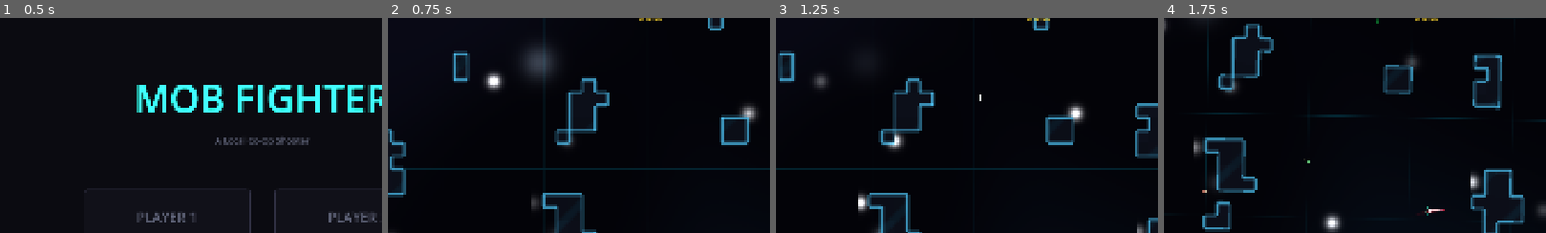
Above: before the commit, frames 1-4 (left to right).
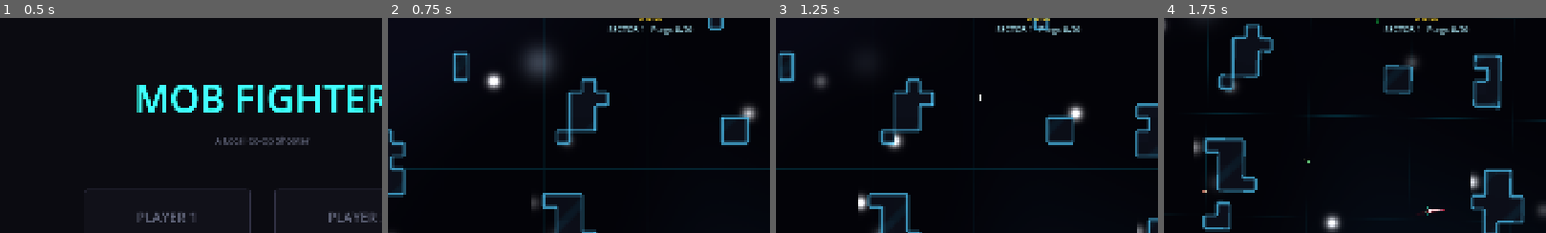
Above: after the commit, the same moments.

Repository: M-E-7/mob-fighter
Game: Godot game, scene res://Levels/MainMenu/MainMenu.tscn
Two runs of this game, one before a commit and one after it. Both use one fixed random seed, a clock stepped at 60 frames per second and the inputs below. Sound files missing from this copy of the repository are replaced by a short silence.
Inputs (mouse positions are % of the whole screen's width and height, from its top left):
- Up to frame 1 (0.5 s): no input
- Up to frame 2 (0.75 s): tap Enter at 0.5 s; move the mouse to (72, 45) at 0.52 s; press the mouse at (72, 45) at 0.53 s; hold Right (ui_right) from 0.53 s (still down)
- Up to frame 3 (1.25 s): keep holding Right (ui_right)
- Up to frame 4 (1.75 s): move the mouse to (45, 50) at 1.27 s; release Right (ui_right) at 1.28 s; release the mouse at (45, 50) at 1.28 s; hold Space (thrust_forward) from 1.28 s (still down); tap X (toggle_camera_mode) at 1.35 s; click (45, 50) at 1.42 s
The pictures show only the part of the screen within x 16-66%, y 5-55%; the shares and areas given below are measured in that part.

Frame 1 is identical in both runs. In frame 2, 0.4% of the frame differs, in the area x 58-80%, y 3-8%; in frame 3, 0.4%; in frame 4, 0.4%.

Commit message:
P2 — Objective + exit portal

Diff:
--- a/Autoloads/advanced_config.gd
+++ b/Autoloads/advanced_config.gd
@@ -217,6 +217,34 @@
 		"type": TYPE_FLOAT, "default": 0.0, "min": 0.0, "max": 2.0, "step": 0.05},
 	{"group": "Audio Analysis", "class": "MusicManager", "name": "beat_flash_decay",
 		"type": TYPE_FLOAT, "default": 0.25, "min": 0.05, "max": 1.0, "step": 0.05},
+
+	# ── Sector Objective ──────────────────────────────────────────────────────────
+	{"group": "Sector Objective", "class": "LevelObjectiveComponent", "name": "base_kill_quota",
+		"type": TYPE_INT, "default": 20, "min": 1, "max": 500, "step": 1},
+	{"group": "Sector Objective", "class": "LevelObjectiveComponent", "name": "port_spawn_distance",
+		"type": TYPE_FLOAT, "default": 1500.0, "min": 0.0, "max": 6000.0, "step": 50.0},
+	{"group": "Sector Objective", "class": "LevelObjectiveComponent", "name": "port_placement_attempts",
+		"type": TYPE_INT, "default": 8, "min": 1, "max": 32, "step": 1},
+	{"group": "Sector Objective", "class": "LevelObjectiveComponent", "name": "port_open_search_radius",
+		"type": TYPE_INT, "default": 12, "min": 1, "max": 40, "step": 1},
+	{"group": "Sector Objective", "class": "LevelObjectiveComponent", "name": "stop_spawner_on_complete",
+		"type": TYPE_BOOL, "default": false},
+	{"group": "Sector Objective", "class": "LevelObjectiveComponent", "name": "clear_enemies_on_complete",
+		"type": TYPE_BOOL, "default": false},
+
+	# ── Exit Port ─────────────────────────────────────────────────────────────────
+	{"group": "Exit Port", "class": "ExitPort", "name": "base_radius",
+		"type": TYPE_FLOAT, "default": 40.0, "min": 8.0, "max": 200.0, "step": 2.0},
+	{"group": "Exit Port", "class": "ExitPort", "name": "pulse_speed",
+		"type": TYPE_FLOAT, "default": 4.0, "min": 0.0, "max": 20.0, "step": 0.5},
+	{"group": "Exit Port", "class": "ExitPort", "name": "pulse_amount",
+		"type": TYPE_FLOAT, "default": 0.1, "min": 0.0, "max": 1.0, "step": 0.05},
+	{"group": "Exit Port", "class": "ExitPort", "name": "halo_scale",
+		"type": TYPE_FLOAT, "default": 3.0, "min": 1.0, "max": 8.0, "step": 0.5},
+	{"group": "Exit Port", "class": "ExitPort", "name": "spawn_scale_duration",
+		"type": TYPE_FLOAT, "default": 0.4, "min": 0.0, "max": 2.0, "step": 0.05},
+	{"group": "Exit Port", "class": "ExitPort", "name": "port_color",
+		"type": TYPE_COLOR, "default": Color(0.2, 1.0, 0.9, 1.0)},
 ]
 
 var _overrides: Dictionary = {}
@@ -237,6 +265,7 @@
 	"res://Components/ThrusterSocket.tscn",
 	"res://Components/EnemySpawnerComponent.tscn",
 	"res://Components/ProcGenLevelComponent.tscn",
+	"res://Components/LevelObjectiveComponent.tscn",
 	"res://Components/FXManagerComponent.tscn",
 	"res://Components/HitFlashComponent.tscn",
 	"res://Components/SpawnFXComponent.tscn",
@@ -244,6 +273,7 @@
 	"res://Entities/Player/player.tscn",
 	"res://Entities/BasicEnemy/enemy.tscn",
 	"res://Entities/ExperienceOrb/experience_orb.tscn",
+	"res://Entities/ExitPort/ExitPort.tscn",
 ]
 
 
--- a/Autoloads/event_bus.gd
+++ b/Autoloads/event_bus.gd
@@ -22,3 +22,8 @@
 
 # Music
 signal beat_detected()
+
+# Roguelike run loop
+signal objective_progress_changed(current: int, target: int)
+signal sector_objective_completed()
+signal exit_port_entered()
--- a/Autoloads/game_config.gd
+++ b/Autoloads/game_config.gd
@@ -10,6 +10,7 @@
 var hud_show_xp_flash: bool = true
 var hud_show_survival_timer: bool = true
 var hud_show_xp_pickup_text: bool = true
+var hud_show_objective: bool = true
 var music_visuals_enabled: bool = true
 var show_music_visualizer: bool = true
 var camera_relative_mode: bool = true
--- /dev/null
+++ b/Components/LevelObjectiveComponent.tscn
@@ -0,0 +1,8 @@
+[gd_scene format=3 uid="uid://level_objective_component"]
+
+[ext_resource type="Script" path="res://Components/Scripts/level_objective_component.gd" id="1_obj"]
+[ext_resource type="PackedScene" path="res://Entities/ExitPort/ExitPort.tscn" id="2_port"]
+
+[node name="LevelObjectiveComponent" type="Node"]
+script = ExtResource("1_obj")
+exit_port_scene = ExtResource("2_port")
--- a/Components/Scripts/enemy_spawner_component.gd
+++ b/Components/Scripts/enemy_spawner_component.gd
@@ -20,6 +20,10 @@
 		proc_gen.arena_height * proc_gen.cell_size
 	)
 	_active = true
+
+
+func stop() -> void:
+	_active = false
 
 
 func _process(delta: float) -> void:
--- /dev/null
+++ b/Components/Scripts/level_objective_component.gd
@@ -0,0 +1,128 @@
+extends Node
+class_name LevelObjectiveComponent
+## Drives the sector win condition (kill-quota for now) and spawns the ExitPort when met.
+## Keyed off RunState.current_level so later sectors can vary the objective type.
+
+@export var exit_port_scene: PackedScene
+
+@export_group("Objective")
+@export var base_kill_quota: int = 20
+
+@export_group("Exit Port")
+@export var port_spawn_distance: float = 1500.0  # px from the player; the exit is a deliberate trek
+@export var port_placement_attempts: int = 8     # directions tried to find a reachable spot
+@export var port_open_search_radius: int = 12    # cells searched outward for a walkable cell
+
+@export_group("On Complete")
+@export var stop_spawner_on_complete: bool = false
+@export var clear_enemies_on_complete: bool = false
+
+var _spawner: EnemySpawnerComponent
+var _astar: AStarGrid2D
+var _cell_size: int = 32
+var _arena_bounds: Vector2
+var _target: int = 0
+var _kills: int = 0
+var _completed: bool = false
+
+
+func start(proc_gen: ProcGenLevelComponent, spawner: EnemySpawnerComponent) -> void:
+	_spawner = spawner
+	_astar = proc_gen.astar_grid
+	_cell_size = proc_gen.cell_size
+	_arena_bounds = Vector2(proc_gen.arena_width * proc_gen.cell_size, proc_gen.arena_height * proc_gen.cell_size)
+	# P4 sets current_level from MainMenu; guard so a directly-launched sector still reads as 1.
+	if RunState.current_level < 1:
+		RunState.current_level = 1
+	_target = base_kill_quota
+	EventBus.entity_died.connect(_on_entity_died)
+	EventBus.objective_progress_changed.emit(_kills, _target)
+
+
+func _on_entity_died(entity: LivingEntity) -> void:
+	if _completed or not entity.is_in_group("enemy"):
+		return
+	_kills += 1
+	EventBus.objective_progress_changed.emit(_kills, _target)
+	if _kills >= _target:
+		_complete()
+
+
+func _complete() -> void:
+	_completed = true
+	if stop_spawner_on_complete and is_instance_valid(_spawner):
+		_spawner.stop()
+	if clear_enemies_on_complete:
+		for e in get_tree().get_nodes_in_group("enemy"):
+			(e as Node).queue_free()
+	EventBus.sector_objective_completed.emit()
+	_spawn_exit_port()
+
+
+func _spawn_exit_port() -> void:
+	if not exit_port_scene:
+		return
+	var port := exit_port_scene.instantiate()
+	get_parent().add_child.call_deferred(port)
+	port.set_deferred("global_position", _pick_port_position())
+
+
+# Place the port a fixed distance from the player, snapped to a walkable cell that is actually
+# path-reachable — so it can never spawn inside a wall or in an isolated pocket (soft-lock).
+func _pick_port_position() -> Vector2:
+	var player := _get_player()
+	var origin := player.global_position if is_instance_valid(player) else _arena_bounds * 0.5
+	if _astar == null:
+		return _clamp_to_bounds(origin)
+	var from_cell := _nearest_open_cell(_world_to_cell(origin))
+	if from_cell.x < 0:
+		return _clamp_to_bounds(origin)
+	var start_ang := randf() * TAU
+	for i in port_placement_attempts:
+		var ang := start_ang + TAU * float(i) / float(port_placement_attempts)
+		var target := _clamp_to_bounds(origin + Vector2.RIGHT.rotated(ang) * port_spawn_distance)
+		var cell := _nearest_open_cell(_world_to_cell(target))
+		if cell.x < 0:
+			continue
+		if not _astar.get_id_path(from_cell, cell).is_empty():
+			return _cell_to_world(cell)
+	# Fallback: an open cell next to the player (always reachable).
+	return _cell_to_world(from_cell)
+
+
+func _nearest_open_cell(cell: Vector2i) -> Vector2i:
+	if _is_open(cell):
+		return cell
+	for radius in range(1, port_open_search_radius):
+		for dy in range(-radius, radius + 1):
+			for dx in range(-radius, radius + 1):
+				if absi(dx) != radius and absi(dy) != radius:
+					continue
+				var c := cell + Vector2i(dx, dy)
+				if _is_open(c):
+					return c
+	return Vector2i(-1, -1)
+
+
+func _is_open(cell: Vector2i) -> bool:
+	return _astar.is_in_boundsv(cell) and not _astar.is_point_solid(cell)
+
+
+func _world_to_cell(pos: Vector2) -> Vector2i:
+	return Vector2i(int(pos.x / _cell_size), int(pos.y / _cell_size))
+
+
+func _cell_to_world(cell: Vector2i) -> Vector2:
+	return Vector2(cell) * _cell_size + Vector2(_cell_size, _cell_size) * 0.5
+
+
+func _clamp_to_bounds(pos: Vector2) -> Vector2:
+	var margin := float(_cell_size) * 1.5
+	return Vector2(clamp(pos.x, margin, _arena_bounds.x - margin), clamp(pos.y, margin, _arena_bounds.y - margin))
+
+
+func _get_player() -> Node2D:
+	for p in get_tree().get_nodes_in_group("player"):
+		if p is Node2D:
+			return p
+	return null
--- /dev/null
+++ b/Entities/ExitPort/ExitPort.tscn
@@ -0,0 +1,14 @@
+[gd_scene format=3 uid="uid://exit_port"]
+
+[ext_resource type="Script" path="res://Entities/ExitPort/exit_port.gd" id="1_port"]
+
+[sub_resource type="CircleShape2D" id="CircleShape2D_port"]
+radius = 32.0
+
+[node name="ExitPort" type="Area2D"]
+collision_layer = 0
+collision_mask = 1
+script = ExtResource("1_port")
+
+[node name="CollisionShape2D" type="CollisionShape2D" parent="."]
+shape = SubResource("CircleShape2D_port")
--- /dev/null
+++ b/Entities/ExitPort/exit_port.gd
@@ -0,0 +1,45 @@
+extends Area2D
+class_name ExitPort
+## Sector exit gateway. Spawns when the objective is met; a player entering it ends the sector.
+
+@export_group("Visuals")
+@export var port_color: Color = Color(0.2, 1.0, 0.9)
+@export var base_radius: float = 40.0
+@export var pulse_speed: float = 4.0
+@export var pulse_amount: float = 0.1
+@export var halo_scale: float = 3.0          # beacon halo radius, as a multiple of base_radius
+@export var spawn_scale_duration: float = 0.4
+
+var _t: float = 0.0
+var _triggered: bool = false
+
+
+func _ready() -> void:
+	body_entered.connect(_on_body_entered)
+	scale = Vector2.ZERO
+	var tween := create_tween()
+	tween.set_trans(Tween.TRANS_BACK).set_ease(Tween.EASE_OUT)
+	tween.tween_property(self, "scale", Vector2.ONE, spawn_scale_duration)
+
+
+func _process(delta: float) -> void:
+	_t += delta
+	queue_redraw()
+
+
+func _draw() -> void:
+	var pulse := (1.0 - pulse_amount) + pulse_amount * sin(_t * pulse_speed)
+	var r := base_radius * pulse
+	var c := port_color
+	# Large faint halo so the port reads as a beacon from across the arena (no off-screen indicator yet).
+	draw_circle(Vector2.ZERO, r * halo_scale, Color(c.r, c.g, c.b, 0.05))
+	draw_circle(Vector2.ZERO, r * 0.55, Color(c.r, c.g, c.b, 0.14))
+	draw_arc(Vector2.ZERO, r * 0.75, 0.0, TAU, 64, c, 3.0, true)
+	draw_arc(Vector2.ZERO, r, 0.0, TAU, 64, Color(c.r, c.g, c.b, 0.5), 6.0, true)
+
+
+func _on_body_entered(body: Node2D) -> void:
+	if _triggered or not body.is_in_group("player"):
+		return
+	_triggered = true
+	EventBus.exit_port_entered.emit()
--- a/Levels/LevelPrototype/basic_level.gd
+++ b/Levels/LevelPrototype/basic_level.gd
@@ -11,6 +11,7 @@
 @onready var _player1: LivingEntity = get_node(_SVP1 + "/Player")
 @onready var _player2: LivingEntity = get_node(_SVP1 + "/Player2")
 @onready var _spawner: EnemySpawnerComponent = get_node(_SVP1 + "/EnemySpawnerComponent")
+@onready var _objective: LevelObjectiveComponent = get_node(_SVP1 + "/LevelObjectiveComponent")
 @onready var _overlay_p1: Control = $SplitScreenLayout/OverlayP1
 @onready var _overlay_p2: Control = $SplitScreenLayout/OverlayP2
 
@@ -21,6 +22,7 @@
 var _hud: HUD
 var _pause_menu: PauseMenuUI
 var _game_over_shown: bool = false
+var _transitioning: bool = false
 
 
 func _ready() -> void:
@@ -85,6 +87,7 @@
 
 	_proc_gen.level_generated.connect(_on_level_generated)
 	EventBus.entity_died.connect(_on_entity_died)
+	EventBus.exit_port_entered.connect(_on_exit_port_entered)
 
 
 func _setup_single_player() -> void:
@@ -114,6 +117,7 @@
 		_player2.global_position = spawn_pos + Vector2(60, 0)
 		_camera_p2.global_position = spawn_pos + Vector2(60, 0)
 	_spawner.start(_proc_gen)
+	_objective.start(_proc_gen, _spawner)
 
 
 func _on_entity_died(entity: LivingEntity) -> void:
@@ -174,3 +178,15 @@
 	var go := preload("res://UI/GameOverUI.tscn").instantiate() as GameOverUI
 	add_child(go)
 	go.setup(GameConfig.player_count)
+
+
+func _on_exit_port_entered() -> void:
+	if _transitioning or _game_over_shown:
+		return
+	_transitioning = true
+	get_tree().paused = false
+	Input.mouse_mode = Input.MOUSE_MODE_VISIBLE
+	MusicManager.stop()
+	# Deferred: this fires inside Area2D.body_entered (a physics callback), where freeing
+	# the level's collision objects is illegal.
+	get_tree().change_scene_to_file.call_deferred("res://Levels/Sandbox/Sandbox.tscn")
--- a/Levels/LevelPrototype/basic_level.tscn
+++ b/Levels/LevelPrototype/basic_level.tscn
@@ -9,6 +9,7 @@
 [ext_resource type="PackedScene" path="res://Components/FXManagerComponent.tscn" id="7_fxm"]
 [ext_resource type="Shader" path="res://Components/Shaders/neon_background.gdshader" id="8_bg"]
 [ext_resource type="Shader" path="res://Components/Shaders/screen_glow.gdshader" id="9_glow"]
+[ext_resource type="PackedScene" path="res://Components/LevelObjectiveComponent.tscn" id="10_obj"]
 
 [sub_resource type="ShaderMaterial" id="SM_bg_p1"]
 shader = ExtResource("8_bg")
@@ -67,6 +68,8 @@
 enemy_scene = ExtResource("2_i5jxq")
 spawn_interval = 1.0
 max_enemies = 50
+
+[node name="LevelObjectiveComponent" parent="SplitScreenLayout/SubViewportContainerP1/SubViewportP1" instance=ExtResource("10_obj")]
 
 [node name="FXManagerComponent" parent="SplitScreenLayout/SubViewportContainerP1/SubViewportP1" instance=ExtResource("7_fxm")]
 
--- /dev/null
+++ b/Levels/Sandbox/Sandbox.tscn
@@ -0,0 +1,45 @@
+[gd_scene format=3 uid="uid://sandbox_stub"]
+
+[ext_resource type="Script" path="res://Levels/Sandbox/sandbox.gd" id="1_sb"]
+[ext_resource type="Theme" path="res://UI/Themes/neon_theme.tres" id="2_theme"]
+
+[node name="Sandbox" type="Control"]
+layout_mode = 3
+anchors_preset = 15
+anchor_right = 1.0
+anchor_bottom = 1.0
+theme = ExtResource("2_theme")
+script = ExtResource("1_sb")
+
+[node name="Background" type="ColorRect" parent="."]
+layout_mode = 1
+anchors_preset = 15
+anchor_right = 1.0
+anchor_bottom = 1.0
+color = Color(0.04, 0.04, 0.07, 1)
+
+[node name="CenterContainer" type="CenterContainer" parent="."]
+layout_mode = 1
+anchors_preset = 15
+anchor_right = 1.0
+anchor_bottom = 1.0
+
+[node name="VBox" type="VBoxContainer" parent="CenterContainer"]
+layout_mode = 2
+theme_override_constants/separation = 20
+
+[node name="Title" type="Label" parent="CenterContainer/VBox"]
+layout_mode = 2
+theme_override_font_sizes/font_size = 48
+text = "SANDBOX"
+horizontal_alignment = 1
+
+[node name="Subtitle" type="Label" parent="CenterContainer/VBox"]
+layout_mode = 2
+text = "Quarantined node — shop coming in P3"
+horizontal_alignment = 1
+
+[node name="MainMenuButton" type="Button" parent="CenterContainer/VBox"]
+custom_minimum_size = Vector2(260, 56)
+layout_mode = 2
+text = "MAIN MENU"
--- /dev/null
+++ b/Levels/Sandbox/sandbox.gd
@@ -0,0 +1,17 @@
+extends Control
+## P2 placeholder for the Sandbox shop (built in P3). Confirms the sector was cleared, returns to the menu.
+
+const _MAIN_MENU_SCENE := "res://Levels/MainMenu/MainMenu.tscn"
+
+@onready var _title: Label = $CenterContainer/VBox/Title
+@onready var _menu_button: Button = $CenterContainer/VBox/MainMenuButton
+
+
+func _ready() -> void:
+	Input.mouse_mode = Input.MOUSE_MODE_VISIBLE
+	_title.text = "SANDBOX — SECTOR %d CLEARED" % RunState.current_level
+	_menu_button.pressed.connect(_on_main_menu_pressed)
+
+
+func _on_main_menu_pressed() -> void:
+	get_tree().change_scene_to_file(_MAIN_MENU_SCENE)
--- a/UI/hud.gd
+++ b/UI/hud.gd
@@ -41,6 +41,7 @@
 var _survival_time: float = 0.0
 var _timer_label: Label
 var _bits_label: Label
+var _objective_label: Label
 
 var _warn_p1: ColorRect
 var _warn_p2: ColorRect
@@ -62,6 +63,7 @@
 
 	_build_timer_label()
 	_build_bits_label()
+	_build_objective_label()
 	_build_warnings()
 
 
@@ -108,6 +110,7 @@
 	_p1.powerup_row.visible = GameConfig.hud_show_powerups
 	_p2.powerup_row.visible = GameConfig.hud_show_powerups
 	_timer_label.get_parent().visible = GameConfig.hud_show_survival_timer
+	_objective_label.get_parent().visible = GameConfig.hud_show_objective
 
 
 func _position_panels(player_count: int) -> void:
@@ -131,6 +134,8 @@
 	EventBus.entity_died.connect(_on_entity_died)
 	EventBus.entity_damaged.connect(_on_entity_damaged)
 	EventBus.power_up_applied.connect(_on_power_up_applied)
+	EventBus.objective_progress_changed.connect(_on_objective_progress_changed)
+	EventBus.sector_objective_completed.connect(_on_sector_objective_completed)
 
 
 func _on_health_changed(entity: LivingEntity, current: float, maximum: float) -> void:
@@ -260,6 +265,30 @@
 
 func _set_bits(total: int) -> void:
 	_bits_label.text = "%d %s" % [total, RunState.CURRENCY_NAME]
+
+
+func _build_objective_label() -> void:
+	var bar := Control.new()
+	bar.set_anchors_preset(Control.PRESET_TOP_WIDE)
+	bar.offset_top = 70.0
+	bar.offset_bottom = 70.0
+	add_child(bar)
+
+	_objective_label = Label.new()
+	_objective_label.horizontal_alignment = HORIZONTAL_ALIGNMENT_CENTER
+	_objective_label.set_anchors_preset(Control.PRESET_FULL_RECT)
+	_objective_label.add_theme_font_size_override("font_size", 20)
+	_objective_label.modulate = Color(0.7, 0.95, 1.0)
+	bar.add_child(_objective_label)
+
+
+func _on_objective_progress_changed(current: int, target: int) -> void:
+	_objective_label.text = "SECTOR %d   Purge %d/%d" % [RunState.current_level, current, target]
+
+
+func _on_sector_objective_completed() -> void:
+	_objective_label.text = "SECTOR CLEAR — reach the Exit Port"
+	_objective_label.modulate = Color(0.4, 1.0, 0.5)
 
 
 func _build_warnings() -> void:
Not shown, added: Components/Scripts/level_objective_component.gd.uid
Not shown, added: Entities/ExitPort/exit_port.gd.uid
Not shown, added: Levels/Sandbox/sandbox.gd.uid
Not shown, changed: CLAUDE.md
Not shown, changed: docs/claude-config.md
Not shown, changed: docs/claude-roguelike.md
Not shown, changed: docs/todo.md
